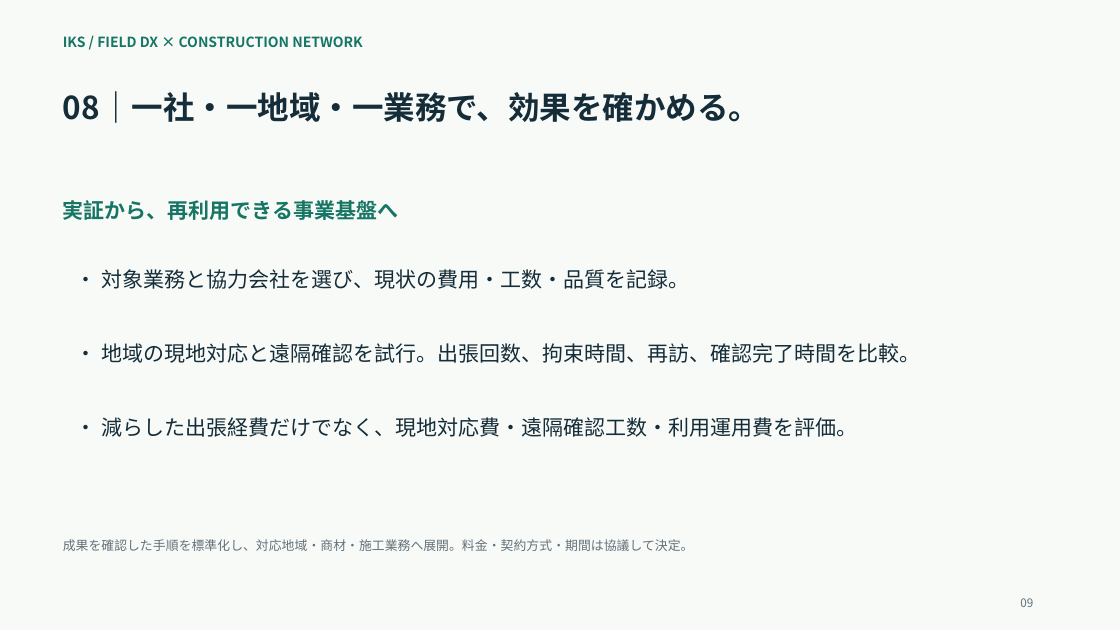
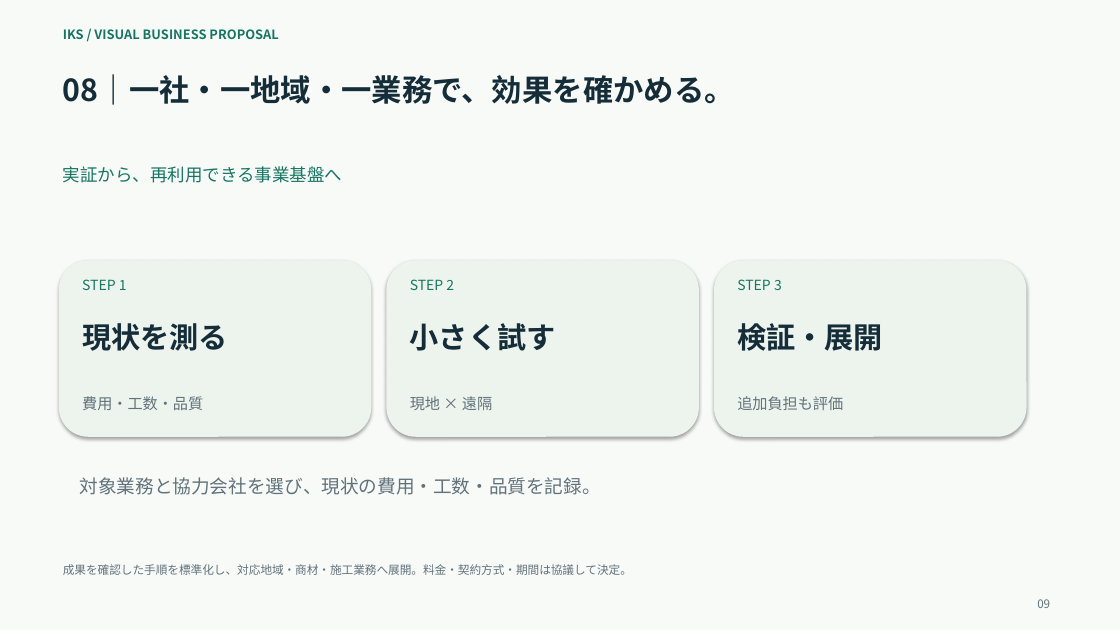
Before and after one commit to kametyosu/IKS-HP, a slide deck: slide 9 of proposal.pptx. Drawn at 1120x630 pixels with LibreOffice and Linux fonts; fonts in the diff are those of the drawing. Boxes give left, top, right and bottom in pixels: in the first picture for what was removed or moved away, otherwise in the second. Text is boxed around its words. In the diff, an @@ line names an element or a change of style, - is before the commit and + after.

```diff
--- a/proposal.pptx
+++ b/proposal.pptx
@@ text at [63,29,278,39]: text changed; size 12 to 11 pt @@
-IKS / FIELD DX × CONSTRUCTION NETWORK
+IKS / VISUAL BUSINESS PROPOSAL
@@ text "08｜一社・一地域・一業務で、効果を確かめる。": place and size @@
-text "08｜一社・一地域・一業務で、効果を確かめる。" at [63,91,760,123]
+text "08｜一社・一地域・一業務で、効果を確かめる。" at [63,74,735,105]
@@ text "08｜一社・一地域・一業務で、効果を確かめる。" at [63,74,735,105]: size 27 to 26 pt @@
@@ text "実証から、再利用できる事業基盤へ": place and size @@
-text "実証から、再利用できる事業基盤へ" at [63,200,399,220]
+text "実証から、再利用できる事業基盤へ" at [63,166,343,183]
@@ text "実証から、再利用できる事業基盤へ" at [63,166,343,183]: size 18 to 15 pt, bold off @@
@@ rounded rectangle added at [59,260,371,437], fill #EDF4EE @@
@@ rounded rectangle added at [386,260,699,437], fill #EDF4EE @@
@@ rounded rectangle added at [714,260,1027,437], fill #EDF4EE @@
@@ text added at [82,279,127,290], 12 pt, text #167663 @@
+STEP 1
@@ text added at [410,279,454,290], 12 pt, text #167663 @@
+STEP 2
@@ text added at [737,279,782,290], 12 pt, text #167663 @@
+STEP 3
@@ text at [82,323,228,351]: text changed; size 18 to 25 pt; bold on @@
-• 減らした出張経費だけでなく、現地対応費・遠隔確認工数・利用運用費を評価。
+現状を測る
@@ text added at [410,323,556,351], 25 pt, text #152D39, bold @@
+小さく試す
@@ text added at [737,323,883,351], 25 pt, text #152D39, bold @@
+検証・展開
@@ text removed at [101,343,920,363] @@
-• 地域の現地対応と遠隔確認を試行。出張回数、拘束時間、再訪、確認完了時間を比較。
@@ text added at [82,396,203,410], 13 pt, text #62727B @@
+費用・工数・品質
@@ text added at [410,396,492,410], 13 pt, text #62727B @@
+現地 × 遠隔
@@ text added at [737,396,843,410], 13 pt, text #62727B @@
+追加負担も評価
@@ text at [80,477,601,495]: text changed; size 18 to 16 pt; text colour #152D39 to #62727B @@
-• 対象業務と協力会社を選び、現状の費用・工数・品質を記録。
+対象業務と協力会社を選び、現状の費用・工数・品質を記録。
@@ text "成果を確認した手順を標準化し、対応地域・商材・施工業務へ展開。料金・契約方式・期間は協議して決定。": place and size @@
-text "成果を確認した手順を標準化し、対応地域・商材・施工業務へ展開。料金・契約方式・期間は協議して決定。" at [63,539,694,551]
+text "成果を確認した手順を標準化し、対応地域・商材・施工業務へ展開。料金・契約方式・期間は協議して決定。" at [63,564,632,575]
@@ text "成果を確認した手順を標準化し、対応地域・商材・施工業務へ展開。料金・契約方式・期間は協議して決定。" at [63,564,632,575]: size 11 to 10 pt @@
@@ text "09": place and size @@
-text "09" at [1020,598,1033,607]
+text "09" at [1037,599,1050,608]
```
Also in this commit, not shown: 8 other slides changed, 1 slide added, 1 slide removed, 4 other files.
